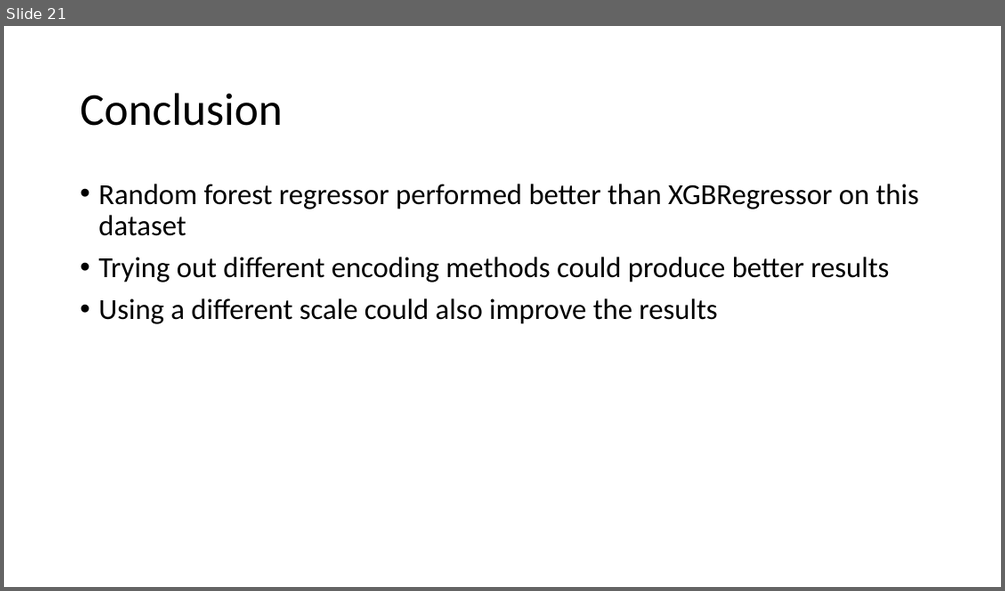
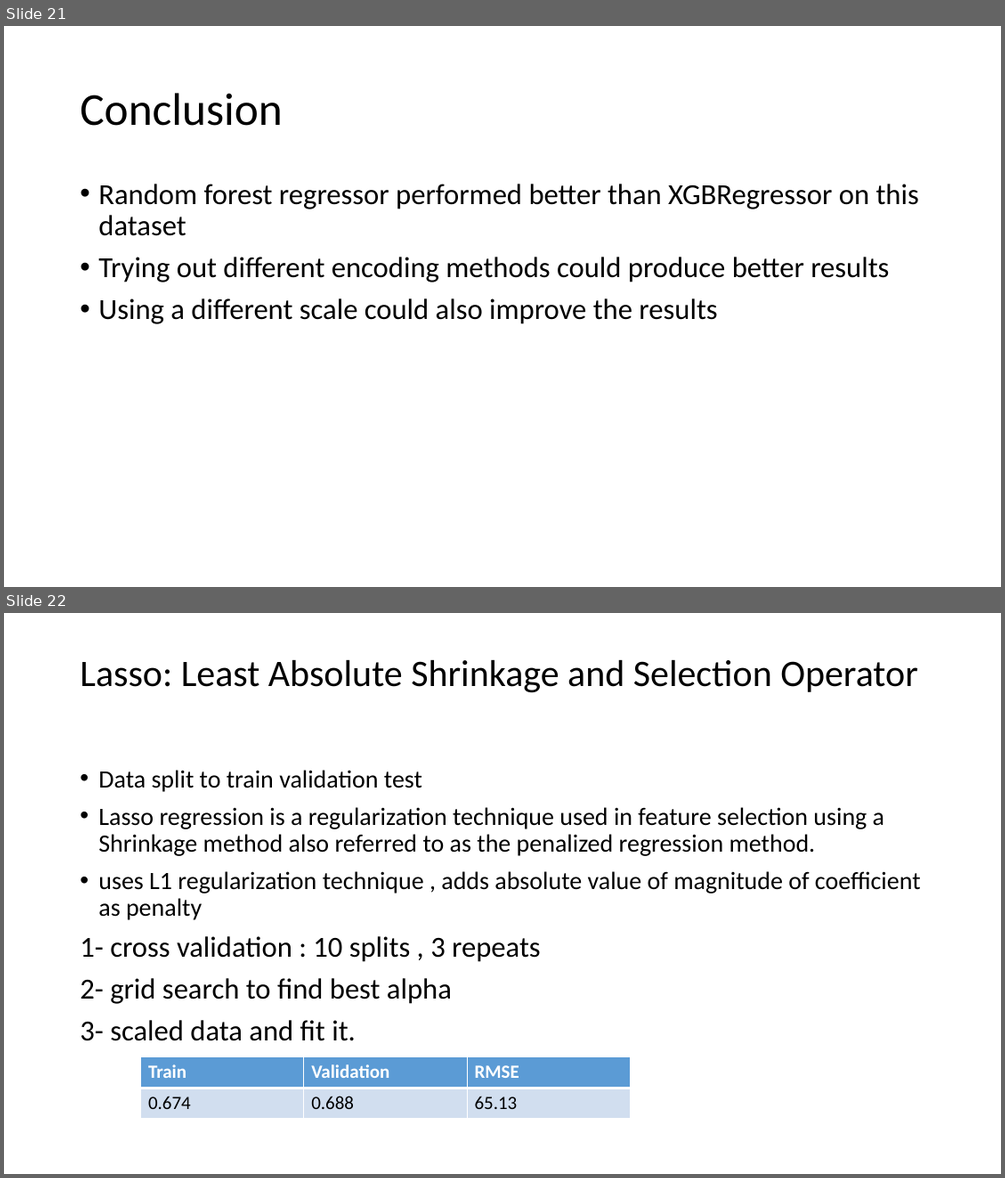
Before and after one commit to Jainlo/cali-housing-prices, a slide deck: California Housing Prices.pptx. Shown one above the other, each under a label of ours: slide 21 before the commit, slides 21 and 22 after it. The pictures are 1005x591 and 1005x1178 pixels, drawn with LibreOffice and Linux fonts; fonts in the diff are those of the drawing. Boxes give left, top, right and bottom in pixels: in the first picture for what was removed or moved away, otherwise in the second. Text is boxed around its words. In the diff, an @@ line names an element or a change of style, - is before the commit and + after.

```diff
--- a/California Housing Prices.pptx
+++ b/California Housing Prices.pptx
@@ slide 22 added at <box>4,613,1001,1174</box>, background #FFFFFF @@
@@ title added at <box>80,660,918,693</box>, 36 pt, text #000000 @@
+Lasso: Least Absolute Shrinkage and Selection Operator
@@ text added at <box>80,770,921,1041</box>, 24 pt, text #000000 @@
+• Data split to train validation test
+• Lasso regression is a regularization technique used in feature selection using a Shrinkage method also referred to as the penalized regression method.
+• uses L1 regularization technique , adds absolute value of magnitude of coefficient as penalty
+1- cross validation : 10 splits , 3 repeats
+2- grid search to find best alpha
+3- scaled data and fit it.
@@ table added at <box>141,1056,630,1119</box>, 2 rows, 3 columns @@
+Train | Validation | RMSE
+0.674 | 0.688 | 65.13
```
Also in this commit, not shown: 4 slides changed, 4 other slides added, 6 other files.
